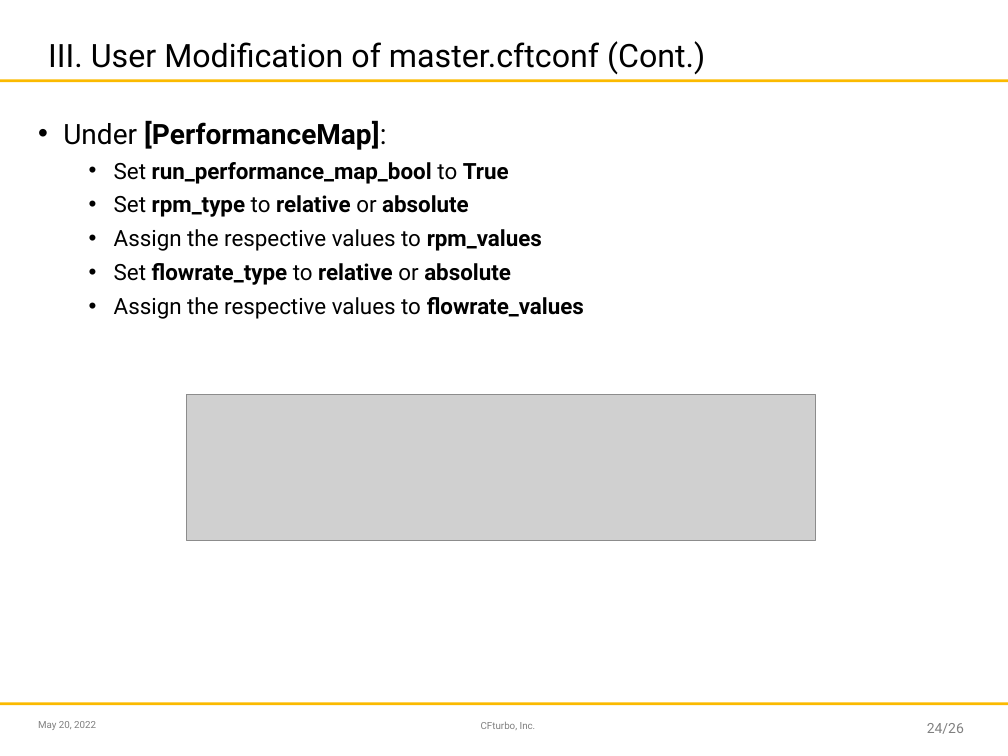
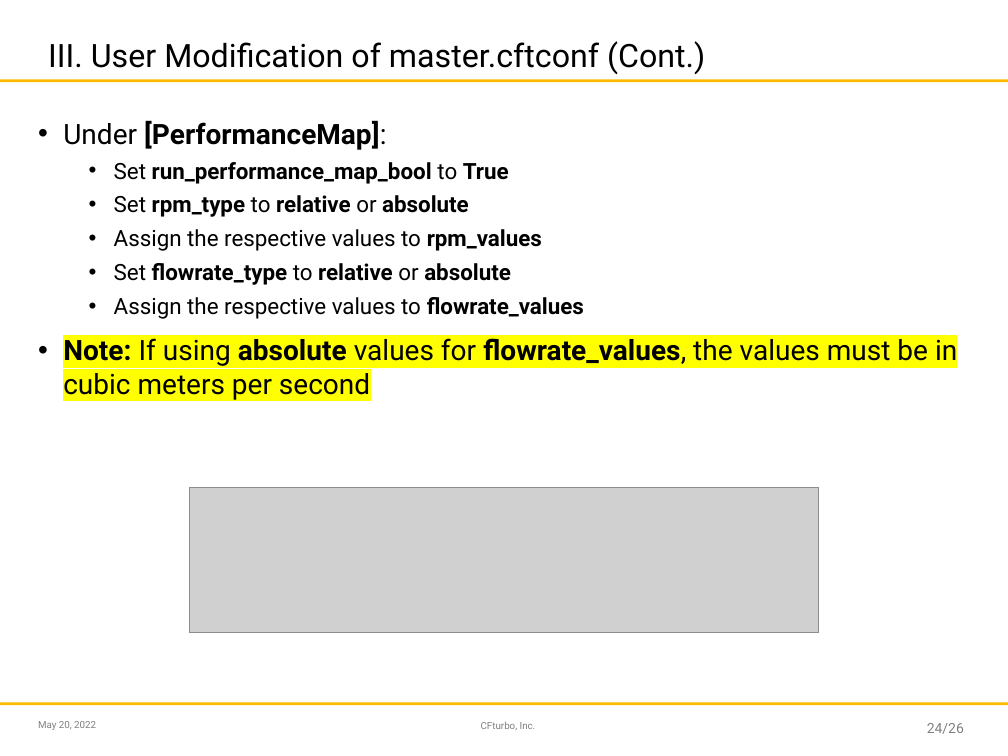
Before and after one commit to sandschristopher/Design-Variation_Performance-Map-Creation, a slide deck: slide 24 of SMP_Master.pptx. Drawn at 1008x756 pixels with LibreOffice and Linux fonts; fonts in the diff are those of the drawing; grey boxes stand for pictures; background and template pictures are left out. Boxes give left, top, right and bottom in pixels: in the first picture for what was removed or moved away, otherwise in the second. Text is boxed around its words. In the diff, an @@ line names an element or a change of style, - is before the commit and + after.

```diff
--- a/SMP_Master.pptx
+++ b/SMP_Master.pptx
@@ text at box(63, 338, 957, 400): paragraph added @@
+• Note: If using absolute values for flowrate_values, the values must be in cubic meters per second
@@ picture: place and size @@
-picture at box(186, 395, 816, 540)
+picture at box(190, 487, 820, 632)
```
